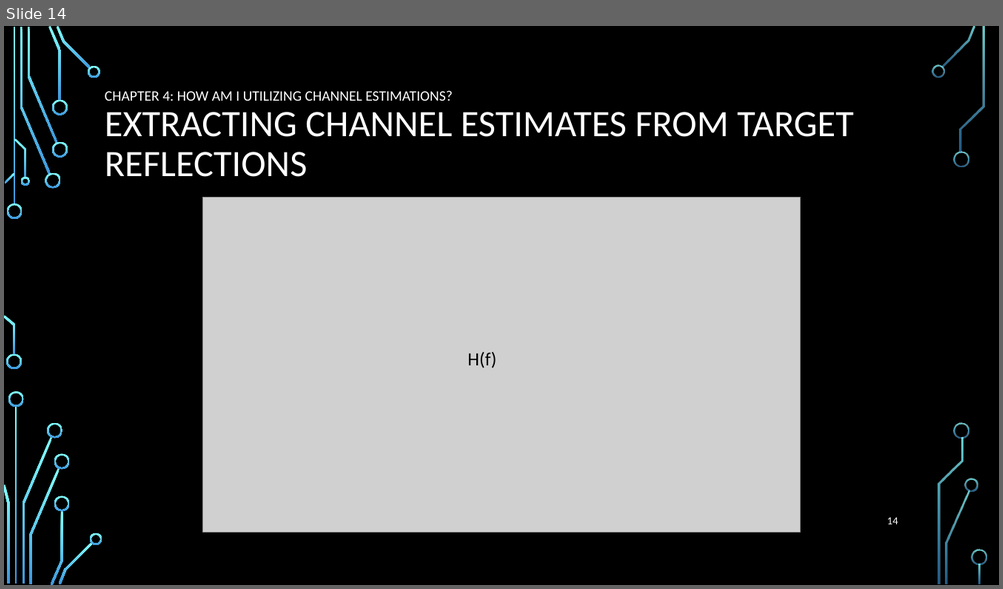
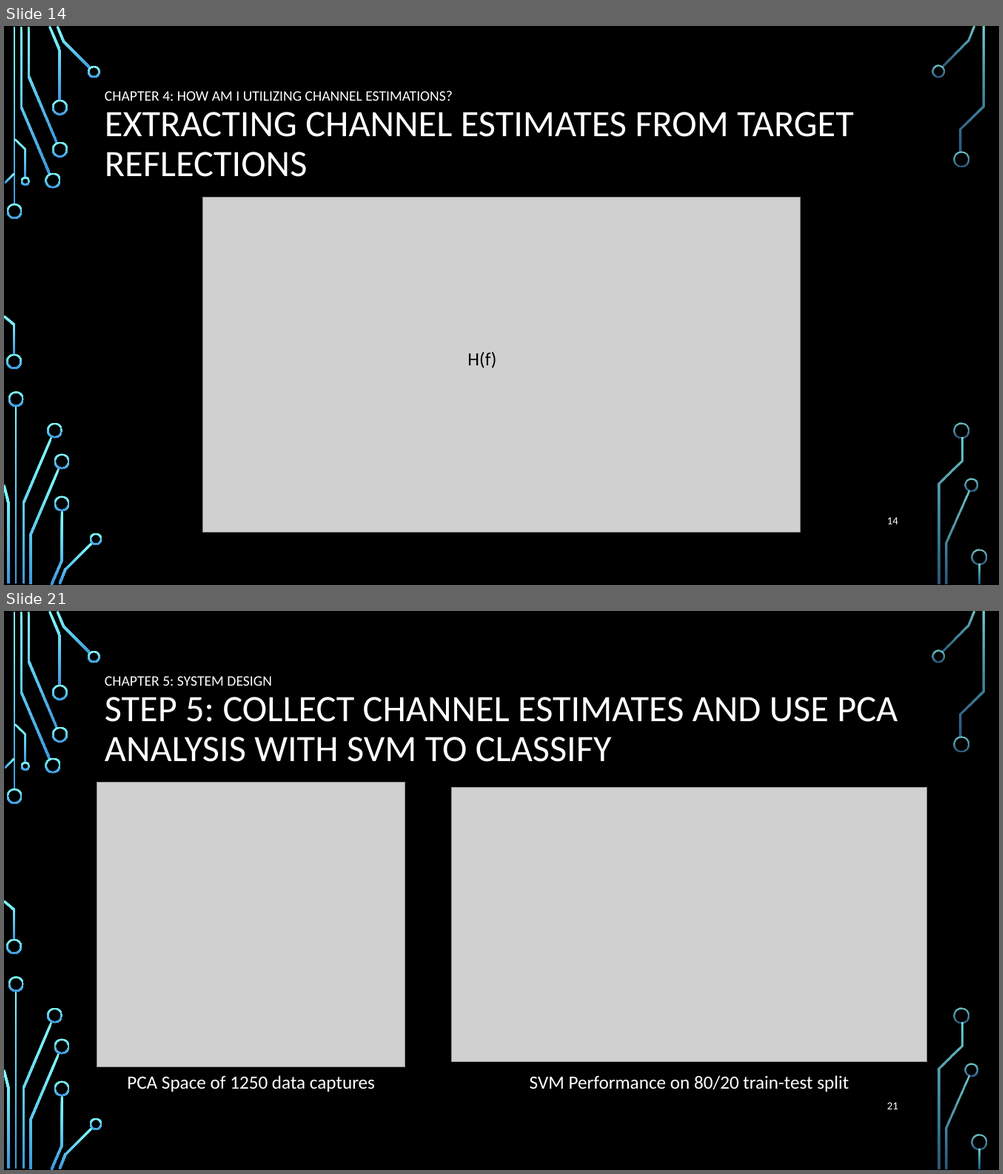
Before and after one commit to roryschram/masters, a slide deck: presentations/SARIG/sarig_rory_schram.pptx. Shown one above the other, each under a label of ours: slide 14 before the commit, slides 14 and 21 after it; the slides between them are not shown. The pictures are 1003x589 and 1003x1174 pixels, drawn with LibreOffice and Linux fonts; fonts in the diff are those of the drawing; grey boxes stand for pictures; background and template pictures are left out. Boxes give left, top, right and bottom in pixels: in the first picture for what was removed or moved away, otherwise in the second. Text is boxed around its words. In the diff, an @@ line names an element or a change of style, - is before the commit and + after.

```diff
--- a/presentations/SARIG/sarig_rory_schram.pptx
+++ b/presentations/SARIG/sarig_rory_schram.pptx
@@ slide 21 added at (4,611,999,1170), background picture (left out); not listed: 36 template elements that a slide beside it also shows @@
@@ title added at (105,676,897,762), 36 pt, text #FFFFFF @@
+CHAPTER 5: SYSTEM DESIGN
+STEP 5: COLLECT CHANNEL ESTIMATES AND USE PCA ANALYSIS WITH SVM TO CLASSIFY
@@ picture added at (97,782,405,1068) @@
@@ picture added at (452,787,927,1062) @@
@@ text added at (127,1076,375,1092), 18 pt, text #FFFFFF @@
+PCA Space of 1250 data captures
@@ text added at (529,1076,848,1092), 18 pt, text #FFFFFF @@
+SVM Performance on 80/20 train-test split
@@ page number added at (887,1102,898,1110), 10.5 pt, text #FFFFFF @@
+21
```
Also in this commit, not shown: 2 slides changed, 14 other slides added, 18 slides removed.
